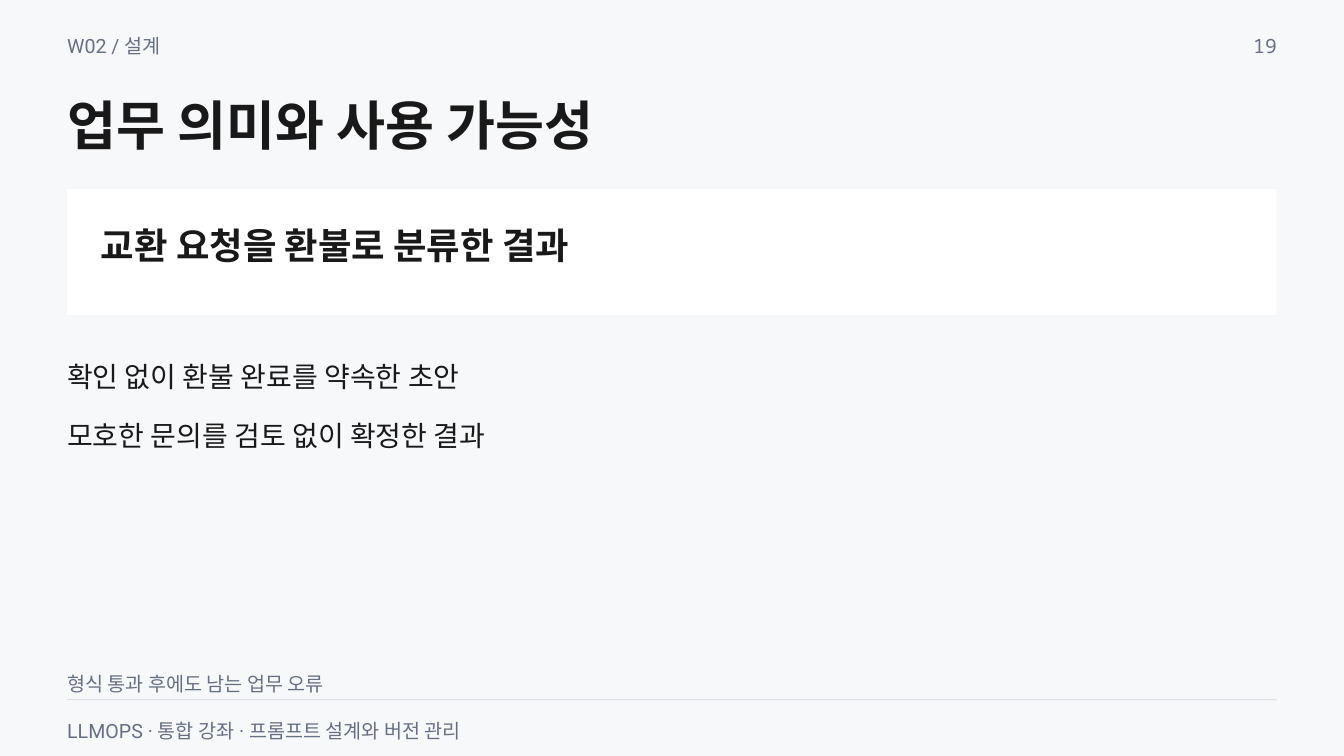
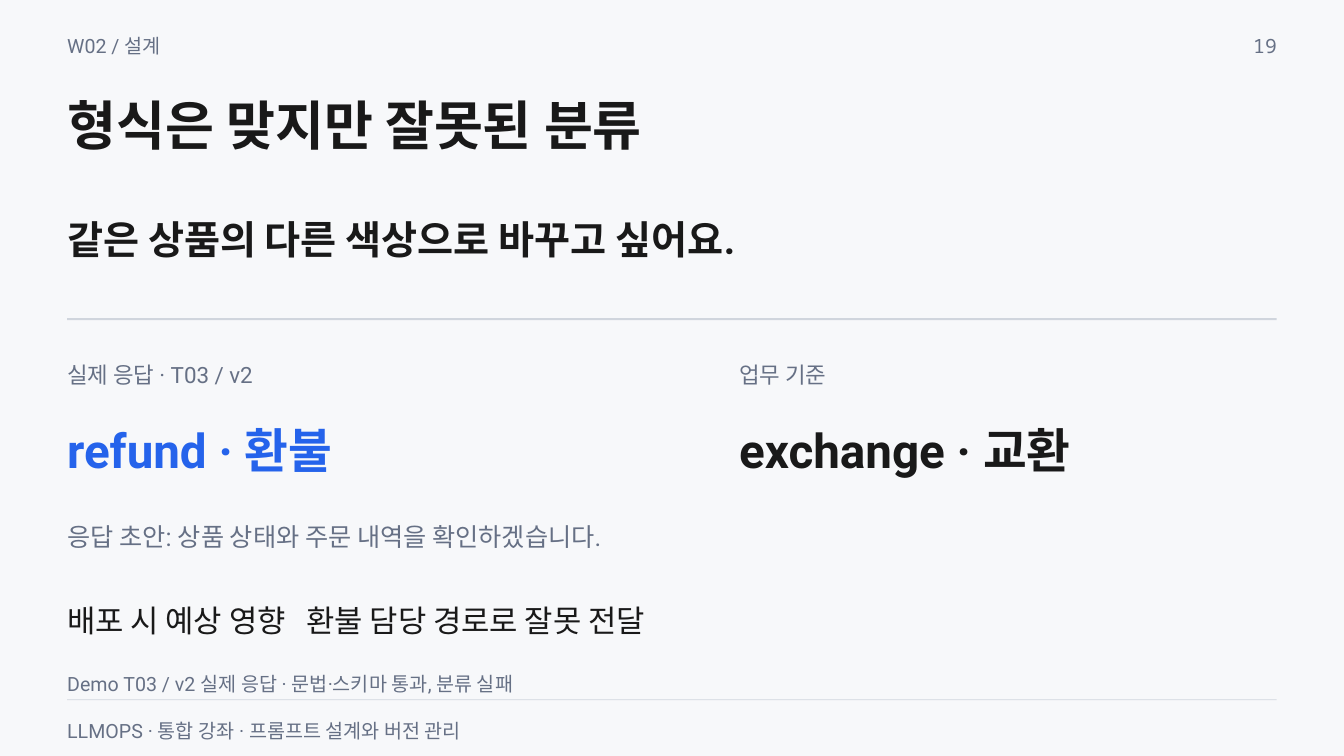
Before and after one commit to smilesjcha/llmops-16week, a slide deck: slide 19 of week02/lecture/02_week2_prompt_design_versioning.pptx. Drawn at 1344x756 pixels with LibreOffice and Linux fonts; fonts in the diff are those of the drawing. Boxes give left, top, right and bottom in pixels: in the first picture for what was removed or moved away, otherwise in the second. Text is boxed around its words. In the diff, an @@ line names an element or a change of style, - is before the commit and + after.

```diff
--- a/week02/lecture/02_week2_prompt_design_versioning.pptx
+++ b/week02/lecture/02_week2_prompt_design_versioning.pptx
@@ text at (67,100,642,150): text changed @@
-업무 의미와 사용 가능성
+형식은 맞지만 잘못된 분류
@@ text added at (67,221,735,258), 28 pt, text #191919, bold @@
+같은 상품의 다른 색상으로 바꾸고 싶어요.
@@ text removed at (101,228,569,263) @@
-교환 요청을 환불로 분류한 결과
@@ rectangle: place and size @@
-rectangle at (68,190,1277,316)
+rectangle at (68,319,1277,321)
@@ rectangle at (68,319,1277,321): fill #FFFFFF to #D0D5DD @@
@@ text at (67,364,252,385): text changed; size 20 to 16 pt; text colour #191919 to #667085 @@
-확인 없이 환불 완료를 약속한 초안
+실제 응답 · T03 / v2
@@ text added at (739,364,826,385), 16 pt, text #667085 @@
+업무 기준
@@ text removed at (67,422,486,449) @@
-모호한 문의를 검토 없이 확정한 결과
@@ text added at (67,428,333,472), 34 pt, text #2563EB, bold @@
+refund · 환불
@@ text added at (739,428,1071,478), 34 pt, text #191919, bold @@
+exchange · 교환
@@ text added at (67,525,601,548), 18 pt, text #667085 @@
+응답 초안: 상품 상태와 주문 내역을 확인하겠습니다.
@@ text added at (67,606,645,635), 22 pt, text #191919 @@
+배포 시 예상 영향 환불 담당 경로로 잘못 전달
@@ text at (67,675,513,694): text changed @@
-형식 통과 후에도 남는 업무 오류
+Demo T03 / v2 실제 응답 · 문법·스키마 통과, 분류 실패
```
Also in this commit, not shown: 16 other slides changed, 6 slides added, 6 slides removed, 26 other files.
